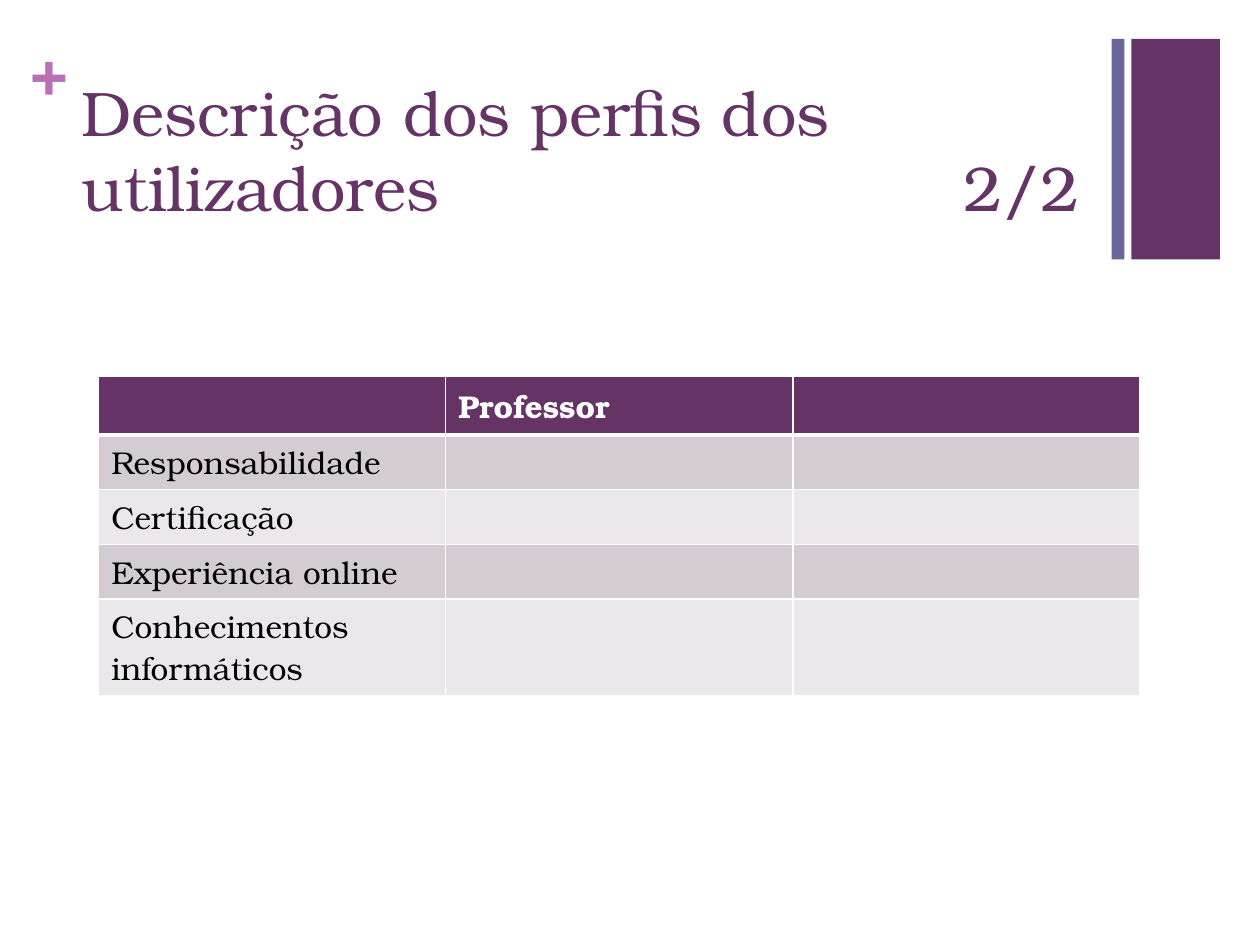
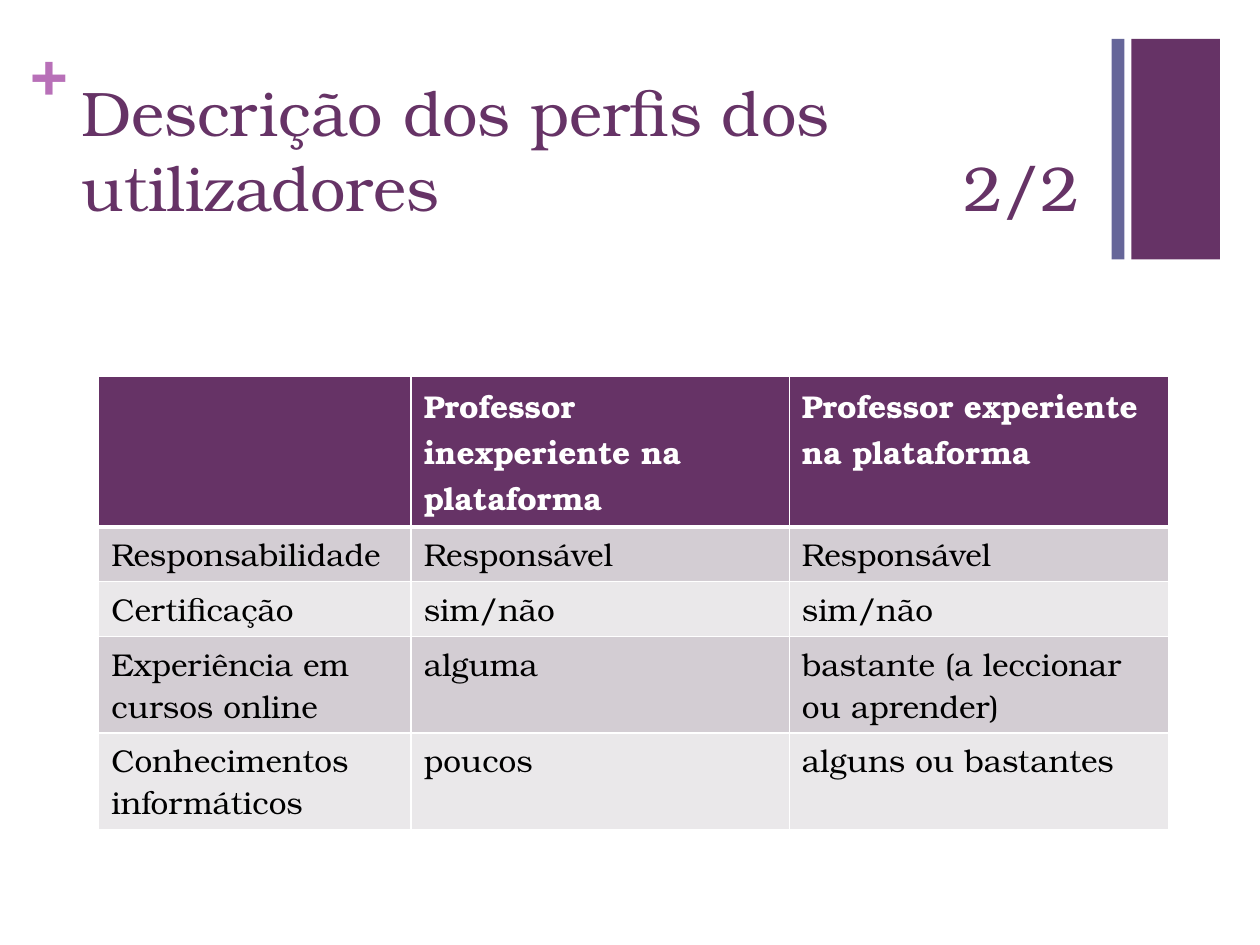
Before and after one commit to carboned4/C_C_U-2015-10, a slide deck: slide 5 of Apresentação - Lab01.pptx. Drawn at 1260x945 pixels with LibreOffice and Linux fonts; fonts in the diff are those of the drawing. Boxes give left, top, right and bottom in pixels: in the first picture for what was removed or moved away, otherwise in the second. Text is boxed around its words. In the diff, an @@ line names an element or a change of style, - is before the commit and + after.

Commit message:
tabela professores

```diff
--- a/Apresentação - Lab01.pptx
+++ b/Apresentação - Lab01.pptx
@@ table at (x1=98, y1=377, x2=1168, y2=819) @@
-row 1, column 2: Professor
+row 1, column 2: Professor inexperiente na plataforma
-row 1, column 3: 
+row 1, column 3: Professor experiente na plataforma
-row 2, column 2: 
+row 2, column 2: Responsável
-row 2, column 3: 
+row 2, column 3: Responsável
-row 3, column 2: 
+row 3, column 2: sim/não
-row 3, column 3: 
+row 3, column 3: sim/não
-row 4: Experiência online |  | 
+row 4: Experiência em cursos online | alguma | bastante (a leccionar ou aprender)
-row 5, column 2: 
+row 5, column 2: poucos
-row 5, column 3: 
+row 5, column 3: alguns ou bastantes
@@ table resized from (x1=98, y1=377, x2=1138, y2=685) to (x1=98, y1=377, x2=1168, y2=819) @@
```
Also in this commit, not shown: 1 other slide changed.
